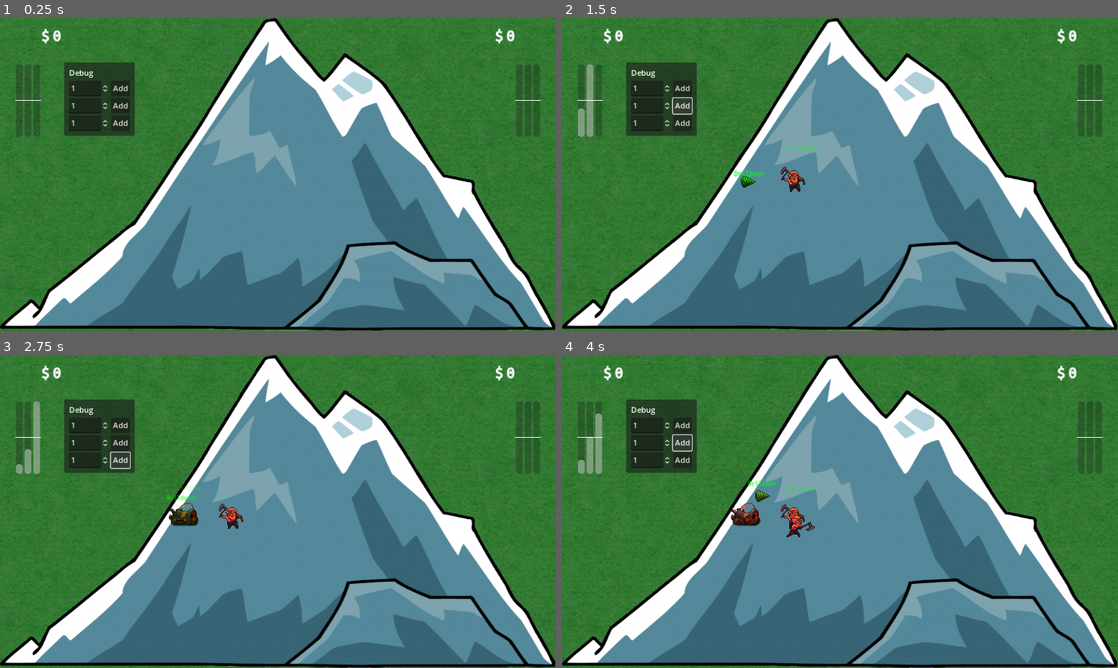
Above: before the commit, frames 1-4 (two rows, left to right).
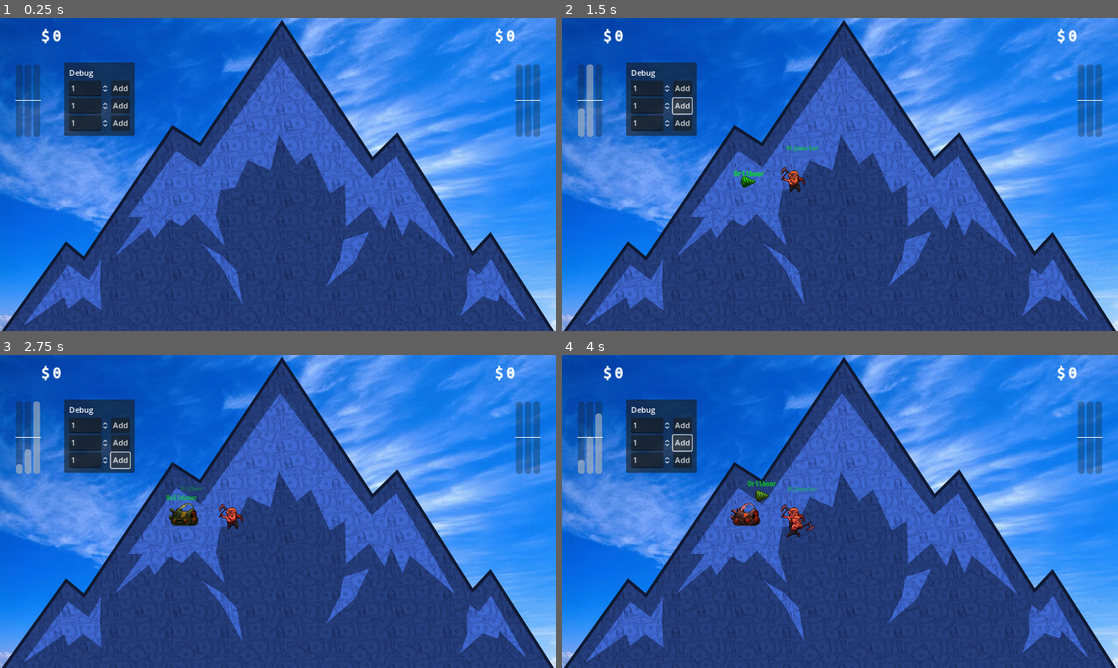
Above: after the commit, the same moments.

Repository: kwint/nfc-card-game
Game: Godot game, scene res://Scenes/Dashboard.tscn
Same seed, same stepped clock (60 frames per second), same inputs: the game is played once before the commit and once after it.
Inputs:
- Up to frame 1 (0.25 s): no input
- Up to frame 2 (1.5 s): click "Add" at 0.5 s; click "Add" at 1.25 s
- Up to frame 3 (2.75 s): click "Add" at 2 s
- Up to frame 4 (4 s): click "Add" at 2.75 s; click "Add" at 3.5 s

The runs differ from the first frame. In frame 1, 99% of the frame differs, in the area x 0-100%, y 0-100%; in frame 2, 99%; in frame 3, 99%; in frame 4, 99%.

Commit message:
Update mountain and background texture

Diff:
--- a/dashboard/Scenes/Dashboard.tscn
+++ b/dashboard/Scenes/Dashboard.tscn
@@ -1,13 +1,13 @@
 [gd_scene load_steps=12 format=3 uid="uid://ca1ddejybbu0g"]
 
-[ext_resource type="Texture2D" uid="uid://spx3oh7upq1v" path="res://Sprites/mountain.png" id="1_tusvk"]
 [ext_resource type="Script" path="res://Scripts/GameController.gd" id="1_y0gn5"]
 [ext_resource type="Theme" uid="uid://n2sj11gmuqmo" path="res://Themes/MoneyFont.tres" id="2_1f4xi"]
 [ext_resource type="Script" path="res://Scripts/WebSocketClient.gd" id="2_tpx8r"]
-[ext_resource type="Texture2D" uid="uid://dvnie2pckbp4y" path="res://Sprites/Raw/felt2.jpg" id="3_2mjhd"]
+[ext_resource type="Texture2D" uid="uid://dlpgymkkdtcdc" path="res://Sprites/Mountain/sky.webp" id="3_f71f4"]
 [ext_resource type="Script" path="res://Scripts/MinerGrid.gd" id="3_gpr4m"]
 [ext_resource type="Script" path="res://Scripts/MoneyDisplay.gd" id="3_o437a"]
 [ext_resource type="PackedScene" uid="uid://c223vha4r3wq7" path="res://Prefabs/BalanceGauge.tscn" id="3_oc27c"]
+[ext_resource type="Texture2D" uid="uid://cnsgveexu0abx" path="res://Sprites/Mountain/mountain1.png" id="4_ca4uh"]
 [ext_resource type="Script" path="res://Scripts/Debug/Panel.gd" id="5_c15vj"]
 [ext_resource type="Script" path="res://Scripts/Debug/AddMiners.gd" id="6_gq5dx"]
 
@@ -40,8 +40,8 @@
 anchor_bottom = 1.0
 grow_horizontal = 2
 grow_vertical = 2
-texture = ExtResource("3_2mjhd")
-expand_mode = 1
+texture = ExtResource("3_f71f4")
+expand_mode = 3
 stretch_mode = 6
 
 [node name="AspectRatioContainer" type="AspectRatioContainer" parent="Viewport"]
@@ -59,13 +59,14 @@
 border_width = 2.0
 
 [node name="Mountain" type="TextureRect" parent="Viewport/AspectRatioContainer/ReferenceRect"]
-layout_mode = 1
-anchors_preset = 15
-anchor_right = 1.0
-anchor_bottom = 1.0
-grow_horizontal = 2
-grow_vertical = 2
-texture = ExtResource("1_tusvk")
+modulate = Color(0.3, 0.5, 1, 1)
+layout_mode = 1
+anchors_preset = 15
+anchor_right = 1.0
+anchor_bottom = 1.0
+grow_horizontal = 2
+grow_vertical = 2
+texture = ExtResource("4_ca4uh")
 expand_mode = 3
 
 [node name="HSplitContainer" type="HSplitContainer" parent="Viewport/AspectRatioContainer"]
Binary file added: dashboard/Sprites/Mountain/mountain1.png
Not shown, changed: dashboard/Sprites/Mountain/mountain1.png.import
Not shown, added: dashboard/Sprites/Mountain/mountain1.svg
Not shown, added: dashboard/Sprites/Mountain/mountain1.svg.import
Binary file added: dashboard/Sprites/Mountain/sky.webp
Not shown, added: dashboard/Sprites/Mountain/sky.webp.import
Not shown, added: dashboard/Sprites/Raw/mountain/mountain.svg
Not shown, added: dashboard/Sprites/Raw/mountain/mountain.svg.import
Binary file removed: dashboard/Sprites/mountain.png
